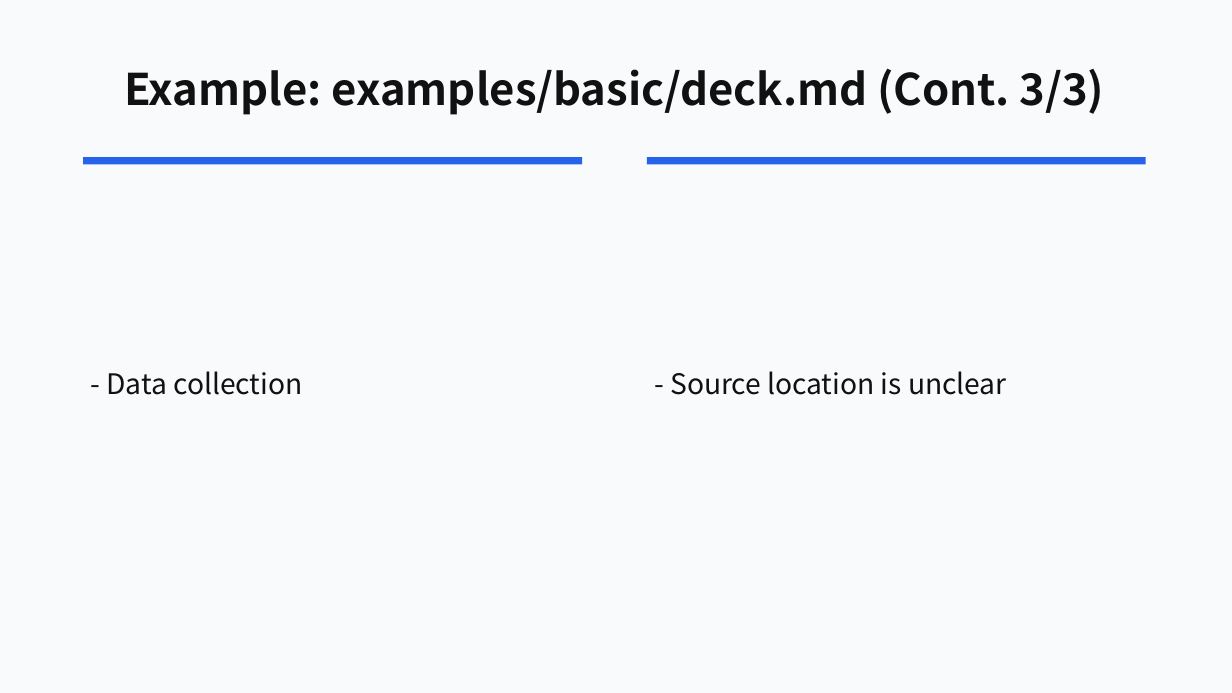
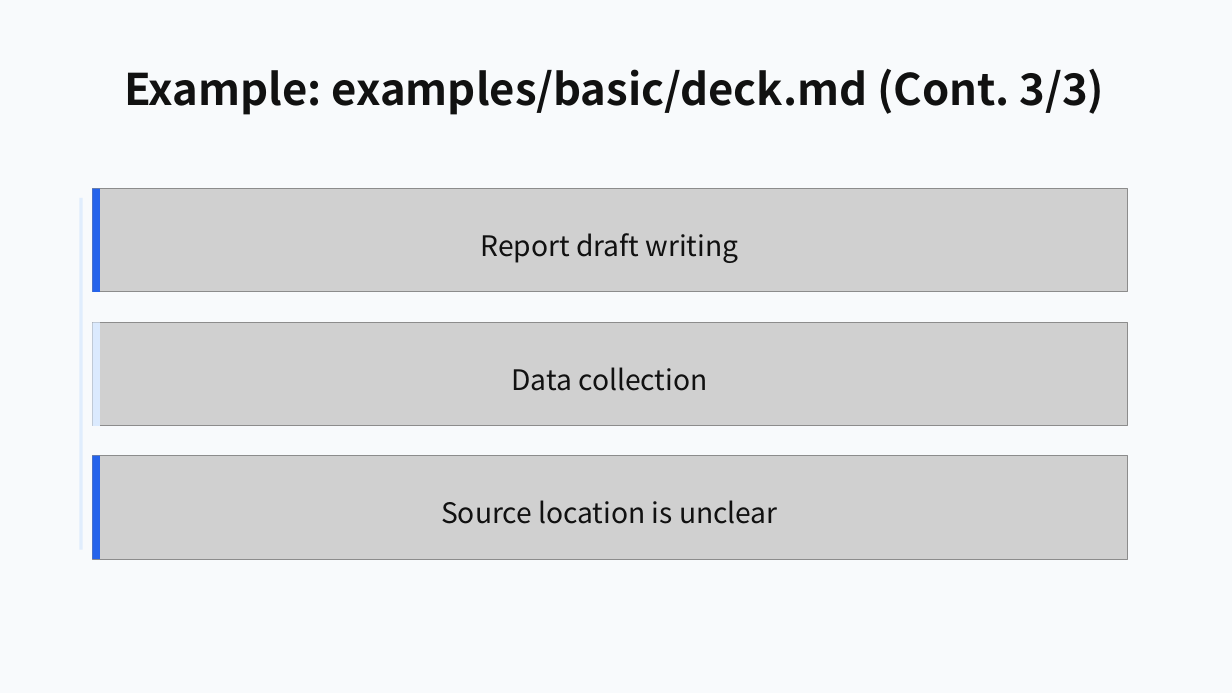
Before and after one commit to ch040602/mdpr-skill, a slide deck: slide 24 of artifacts/mdpr-vs-skill/mdpr-baseline-result.pptx. Drawn at 1232x693 pixels with LibreOffice and Linux fonts; fonts in the diff are those of the drawing; grey boxes stand for pictures. Boxes give left, top, right and bottom in pixels: in the first picture for what was removed or moved away, otherwise in the second. Text is boxed around its words. In the diff, an @@ line names an element or a change of style, - is before the commit and + after.

```diff
--- a/artifacts/mdpr-vs-skill/mdpr-baseline-result.pptx
+++ b/artifacts/mdpr-vs-skill/mdpr-baseline-result.pptx
@@ rectangle removed at (83, 157, 582, 165) @@
@@ rectangle removed at (647, 157, 1146, 165) @@
@@ rectangle added at (79, 198, 83, 550), fill #DBEAFE at 80% opacity @@
@@ picture added at (92, 189, 1128, 292) @@
@@ rectangle added at (92, 189, 100, 292), fill #2563EB @@
@@ text added at (480, 233, 739, 263), 22 pt, text #111111 @@
+Report draft writing
@@ picture added at (92, 323, 1128, 426) @@
@@ rectangle added at (92, 323, 100, 426), fill #DBEAFE @@
@@ text at (511, 367, 707, 391): text changed @@
-- Data collection
+Data collection
@@ picture added at (92, 456, 1128, 559) @@
@@ rectangle added at (92, 456, 100, 559), fill #2563EB @@
@@ text at (441, 500, 778, 524): text changed @@
-- Source location is unclear
+Source location is unclear
```
Also in this commit, not shown: 15 other slides changed, 11 other files.
